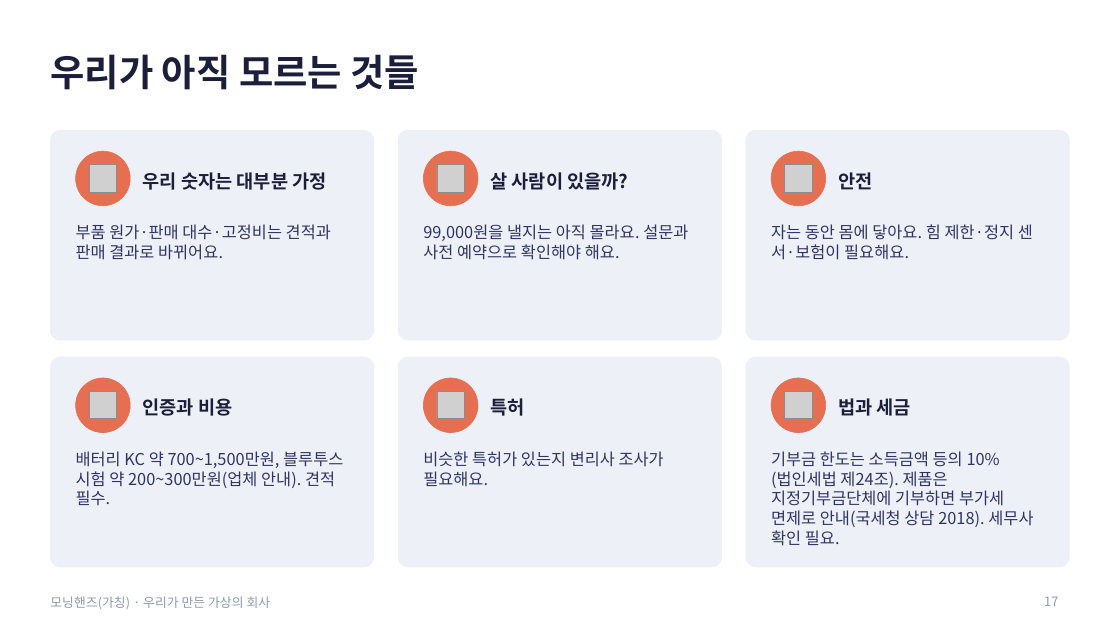
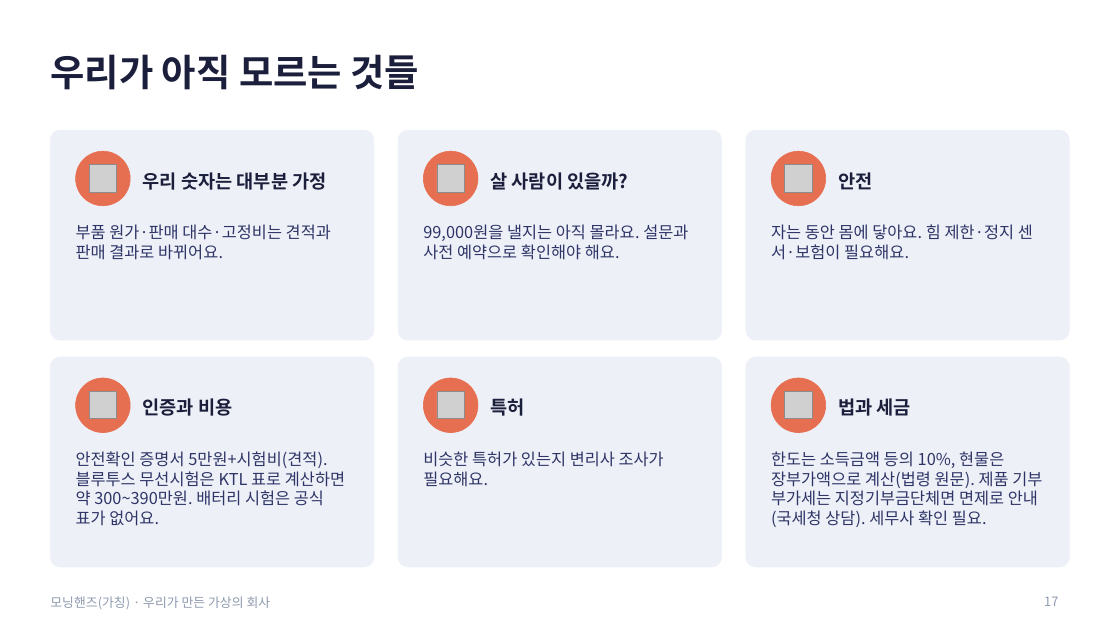
Before and after one commit to g975682-source/-, a slide deck: slide 17 of MorningHands_Student_Presentation.pptx. Drawn at 1120x630 pixels with LibreOffice and Linux fonts; fonts in the diff are those of the drawing; grey boxes stand for pictures. Boxes give left, top, right and bottom in pixels: in the first picture for what was removed or moved away, otherwise in the second. Text is boxed around its words. In the diff, an @@ line names an element or a change of style, - is before the commit and + after.

```diff
--- a/MorningHands_Student_Presentation.pptx
+++ b/MorningHands_Student_Presentation.pptx
@@ text at bbox=[76, 451, 345, 526]: text changed @@
-배터리 KC 약 700~1,500만원, 블루투스 시험 약 200~300만원(업체 안내). 견적 필수.
+안전확인 증명서 5만원+시험비(견적). 블루투스 무선시험은 KTL 표로 계산하면 약 300~390만원. 배터리 시험은 공식 표가 없어요.
@@ text at bbox=[771, 451, 1042, 527]: text changed @@
-기부금 한도는 소득금액 등의 10%(법인세법 제24조). 제품은 지정기부금단체에 기부하면 부가세 면제로 안내(국세청 상담 2018). 세무사 확인 필요.
+한도는 소득금액 등의 10%, 현물은 장부가액으로 계산(법령 원문). 제품 기부 부가세는 지정기부금단체면 면제로 안내(국세청 상담). 세무사 확인 필요.
```
Also in this commit, not shown: 4 other slides changed, 2 other files.
